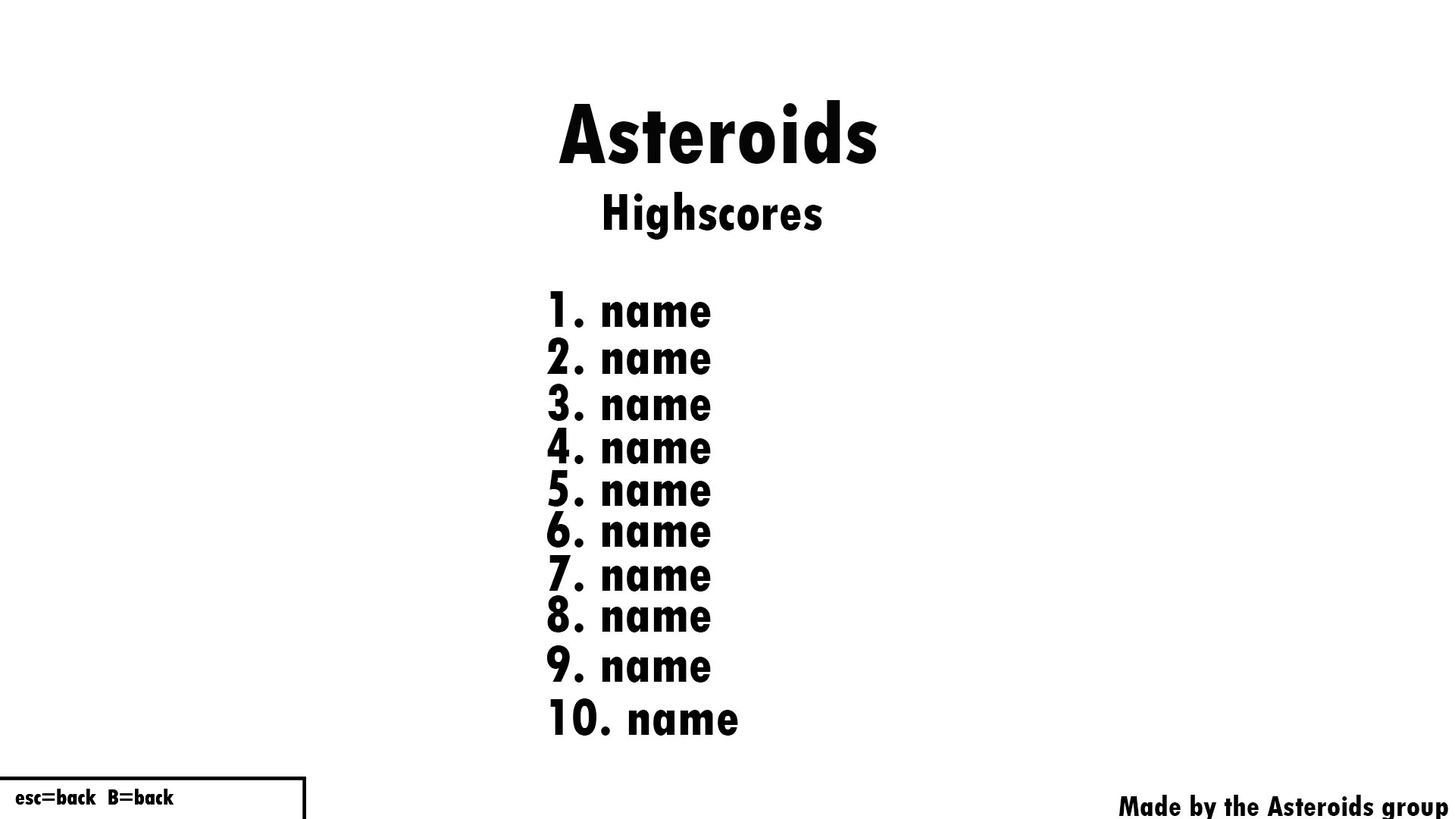
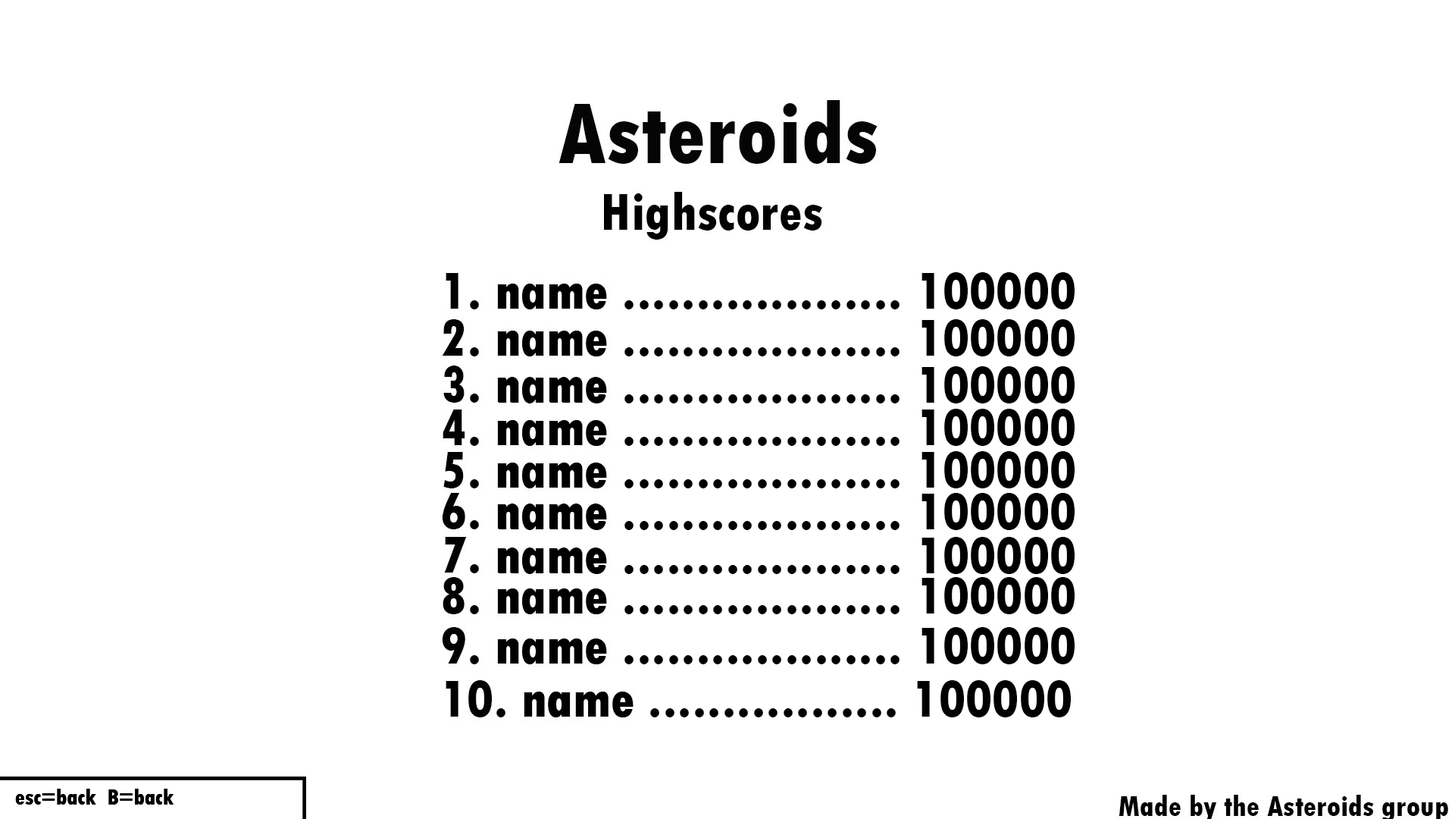
Layered file, before and after one edit (1455×819). Changes by layer:
added layer "name ................. 100000" above "name ................... 100000 copy 8" over [523, 679, 1072, 718]
added layer "name ................... 100000 copy 8" above "name ................... 100000 copy 7" over [497, 626, 1075, 664]
added layer "name ................... 100000 copy 7" above "name ................... 100000 copy 6" over [497, 576, 1075, 614]
added layer "name ................... 100000 copy 6" above "name ................... 100000 copy 5" over [497, 536, 1075, 574]
added layer "name ................... 100000 copy 5" above "name ................... 100000 copy 4" over [497, 492, 1075, 530]
added layer "name ................... 100000 copy 4" above "name ................... 100000 copy 3" over [497, 451, 1075, 489]
added layer "name ................... 100000 copy 3" above "name ................... 100000 copy 2" over [497, 408, 1075, 446]
added layer "name ................... 100000 copy 2" above "name ................... 100000 copy" over [497, 366, 1075, 404]
added layer "name ................... 100000 copy" above "name ................... 100000" over [497, 319, 1075, 357]
added layer "name ................... 100000" above "esc=back B=back copy 2" over [497, 272, 1075, 310]
painted on "Background" over [441, 272, 740, 740]
